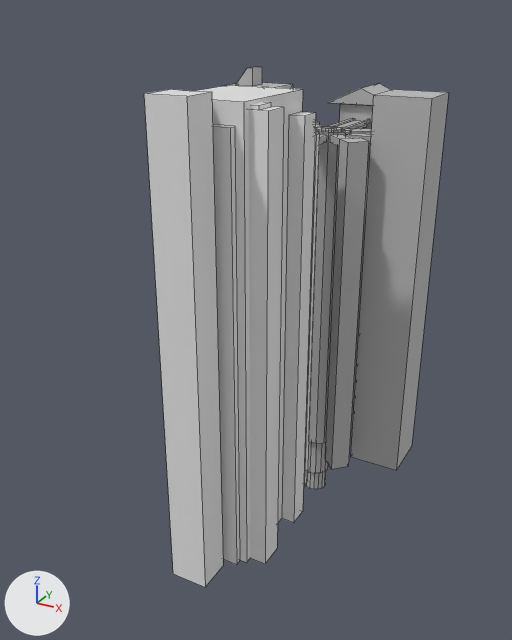
Two versions of the Blender file project/models/blender/level.blend, one commit apart.
The view is the same before and after, from a 50 mm lens placed at (211.0, -360.0, 43.0), pointed at (-25.0, 68.0, -171.0). Arrows for +X, +Y and +Z are at lower left; the lights stay in place. Mesh edges are drawn as thin lines.

In view in the first picture: 'arena_col', 'hub_col'.
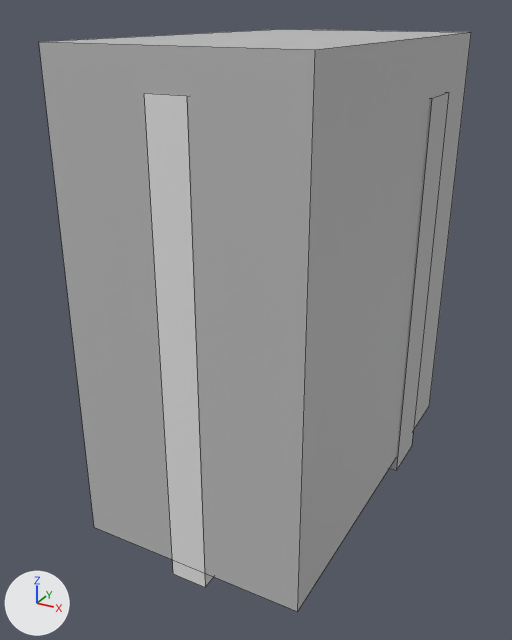
The change, as a diff of the scene's bpy script:
```diff
--- a/project/models/blender/level.blend.py
+++ b/project/models/blender/level.blend.py
@@ me_cube @@
+me_cube.from_pydata(...)  # a box spanning x -1.11..1.11, y -3.43..0.46, z -3.61..0.84
+me_cube.materials.append(mat_brick_wall_world)  # its picture is missing
@@ ob_cube_col @@
+ob_cube_col = bpy.data.objects.new('Cube_col', me_cube)
+ob_cube_col.location = (0.0, 175.9, -32.2)
+ob_cube_col.scale = (70.9, 70.9, 70.9)
```

What differs and where, as boxes (x1, y1, x2, y2) in the pictures (512 x 640 px):
'Cube_col', added
    after: (39, 29, 471, 612)
'arena_col', unchanged, covered by the edit
    before: (144, 85, 320, 587)
    after: (144, 94, 213, 587)
'hub_col', unchanged, covered by the edit
    before: (226, 67, 449, 489)
    after: (390, 92, 449, 470)
